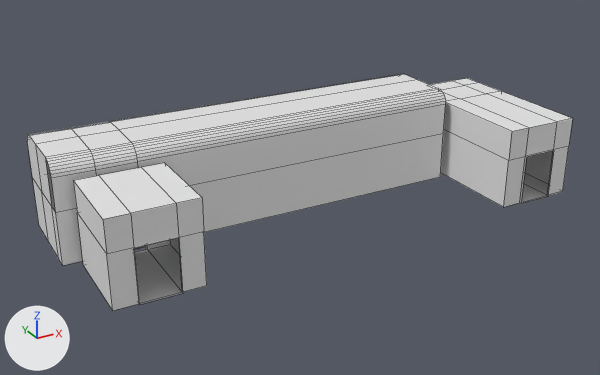
What one commit did to the FBX model Assets/Prefabs/Rooms/TransitionalRoom.fbx.
Both versions are drawn from a 50 mm lens placed at (-22.7, -94.8, 44.0), pointed at (21.9, -13.8, 3.5). Every picture has the same lights, and +X, +Y and +Z are marked at lower left. The older version comes first. Mesh edges are drawn as thin lines. Where no turn or scale is listed for an object, it has been applied to the vertices. Vertices at exactly the same position are counted once.

Objects in the first picture: 'F2_TransitionalRooms'.
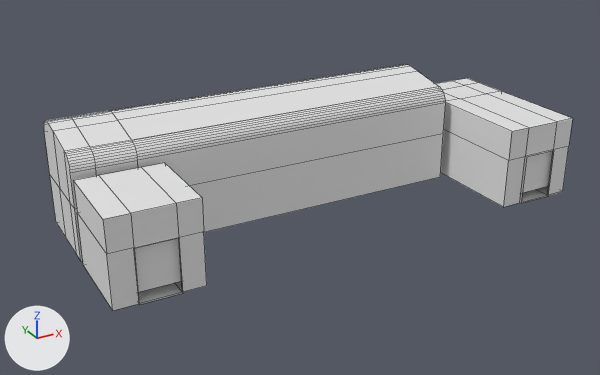
What the commit changed:
me_cube_052 is used by ob_f2_transitionalrooms; location (36.0, -7.0, 1.0).
me_cube_052 had 188 vertices, 161 faces and spanned x -43.0..19.0, y -17.7..5.0, z -1.0..11.0.
me_cube_052 now has 200 vertices, 172 faces and spans x -41.0..19.0, y -17.7..5.0, z -1.0..12.5.
Part 1, on me_cube_052:
4 vertices are removed from x -43.0..8.0, y -5.4..4.4, z 10.6.
13 faces are deleted.
8 vertices in x -43.0, y -6.0..5.0, z -1.0..5.3 move by (2.0, 0.0, 0.0).
6 vertices in x -38.3..8.0, y 0.3..4.8, z 10.0..11.0 move by (0.0, 0.0, 1.1).
3 vertices in x -38.3..8.0, y -4.3, z 11.0 move by (0.0, 0.0, 0.3).
3 vertices in x -38.3..8.0, y -6.0, z 9.3 move by (0.0, 0.0, 0.2).
3 vertices in x -38.3..8.0, y -4.7, z 11.0 move by (0.0, 0.2, 0.3).
3 vertices in x -38.3..8.0, y -6.0, z 9.7 move by (0.0, 0.0, 0.1).
43 vertices move from x -43.0..8.0, y -6.0..5.0, z 9.3..11.0 to x -41.0..8.0, y -6.0..5.0, z 9.5..12.5.
16 vertices are added at x -41.0..8.0, y -5.6..4.1, z 10.6..12.3.
24 new faces join them.
Mesh me_cube_3218 is new.
It is a box spanning x -4.5..4.5, y -0.5..0.5, z -8.0..-1.0.
Object 'F2_TR_Trigger3-2' (ob_f2_tr_trigger3_2) is new; it shows me_cube_3218.
Its location is (0.0, -23.5, 9.0).
Object 'F2_TR_Trigger2-2' (ob_f2_tr_trigger2_2) is new; it shows a copy of me_cube_3218.
Its location is (50.0, -23.5, 9.0).

What differs and where, as boxes [x1, y1, x2, y2] in the pictures (600 x 375 px; the box of a moved part takes in the faces that stretch with it):
'F2_TransitionalRooms', reshaped
    before: [27, 74, 573, 311]
    after: [44, 64, 573, 311]
'F2_TR_Trigger3-2', added
    after: [135, 238, 182, 292]
'F2_TR_Trigger2-2', added
    after: [522, 151, 553, 193]
part 1 of me_cube_052, moved or reshaped
    before: [27, 74, 446, 265]
    after: [44, 64, 446, 261]
